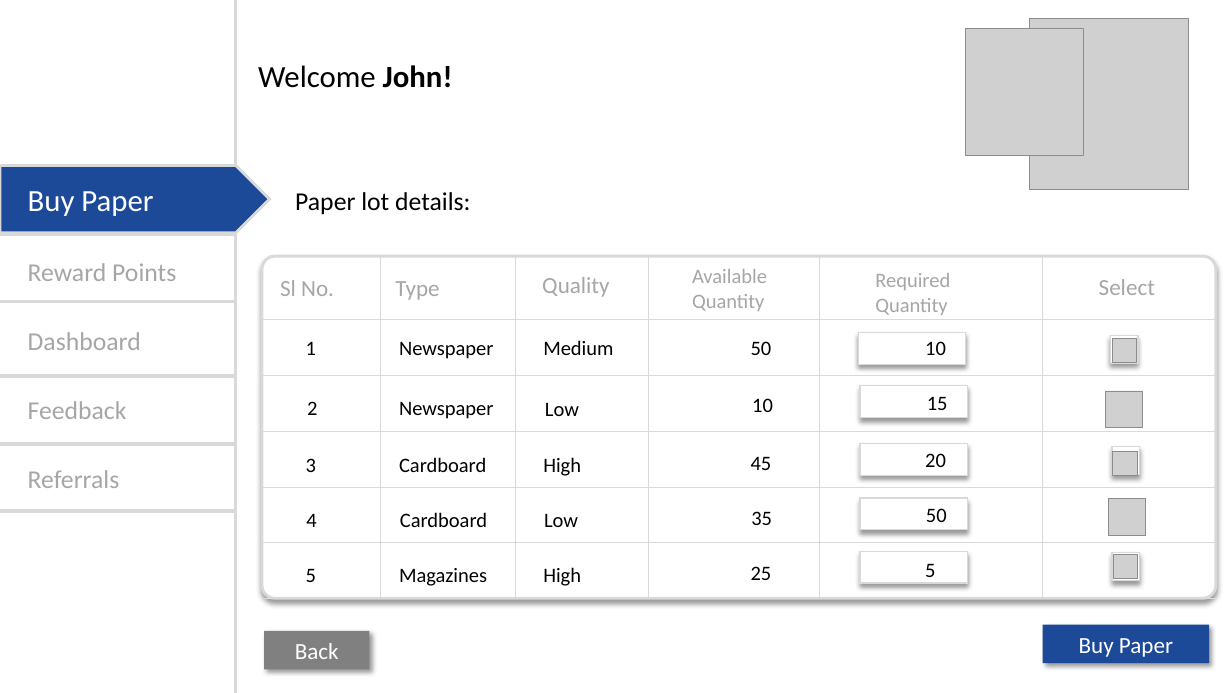
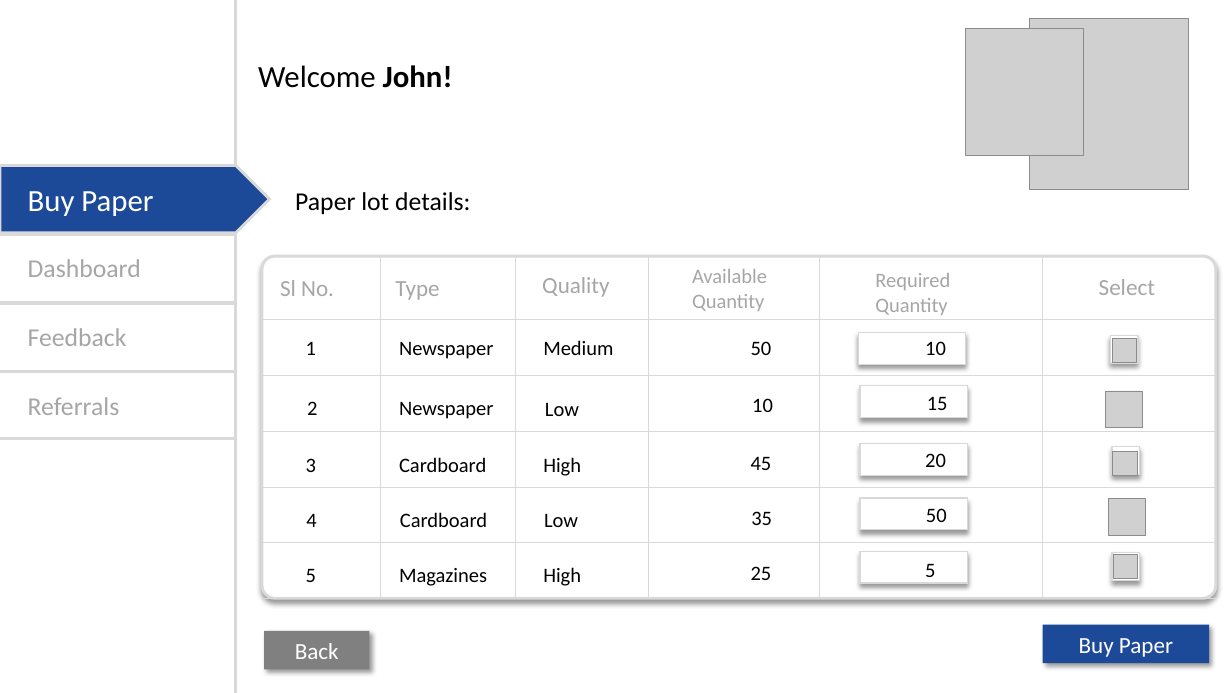
Before and after one commit to Rahul29111993/SATVA, a slide deck: slide 7 of Angular/assets/Satva-BuyPaper.pptx (slide 8 before the commit). Drawn at 1232x693 pixels with LibreOffice and Linux fonts; fonts in the diff are those of the drawing; grey boxes stand for pictures. Boxes give left, top, right and bottom in pixels: in the first picture for what was removed or moved away, otherwise in the second. Text is boxed around its words. In the diff, an @@ line names an element or a change of style, - is before the commit and + after.

```diff
--- a/Angular/assets/Satva-BuyPaper.pptx
+++ b/Angular/assets/Satva-BuyPaper.pptx
@@ text removed at bbox=[28, 263, 176, 281] @@
-Reward Points
@@ line removed from (0, 301) to (236, 301) @@
@@ text "Feedback": place and size @@
-text "Feedback" at bbox=[28, 401, 127, 419]
+text "Feedback" at bbox=[28, 328, 127, 346]
@@ 3 lines, 2 texts: place and size @@
-3 lines, 2 texts at bbox=[0, 332, 236, 511]
+3 lines, 2 texts at bbox=[0, 259, 236, 438]
```
Also in this commit, not shown: 8 other slides changed, 1 slide removed, 34 other files.
